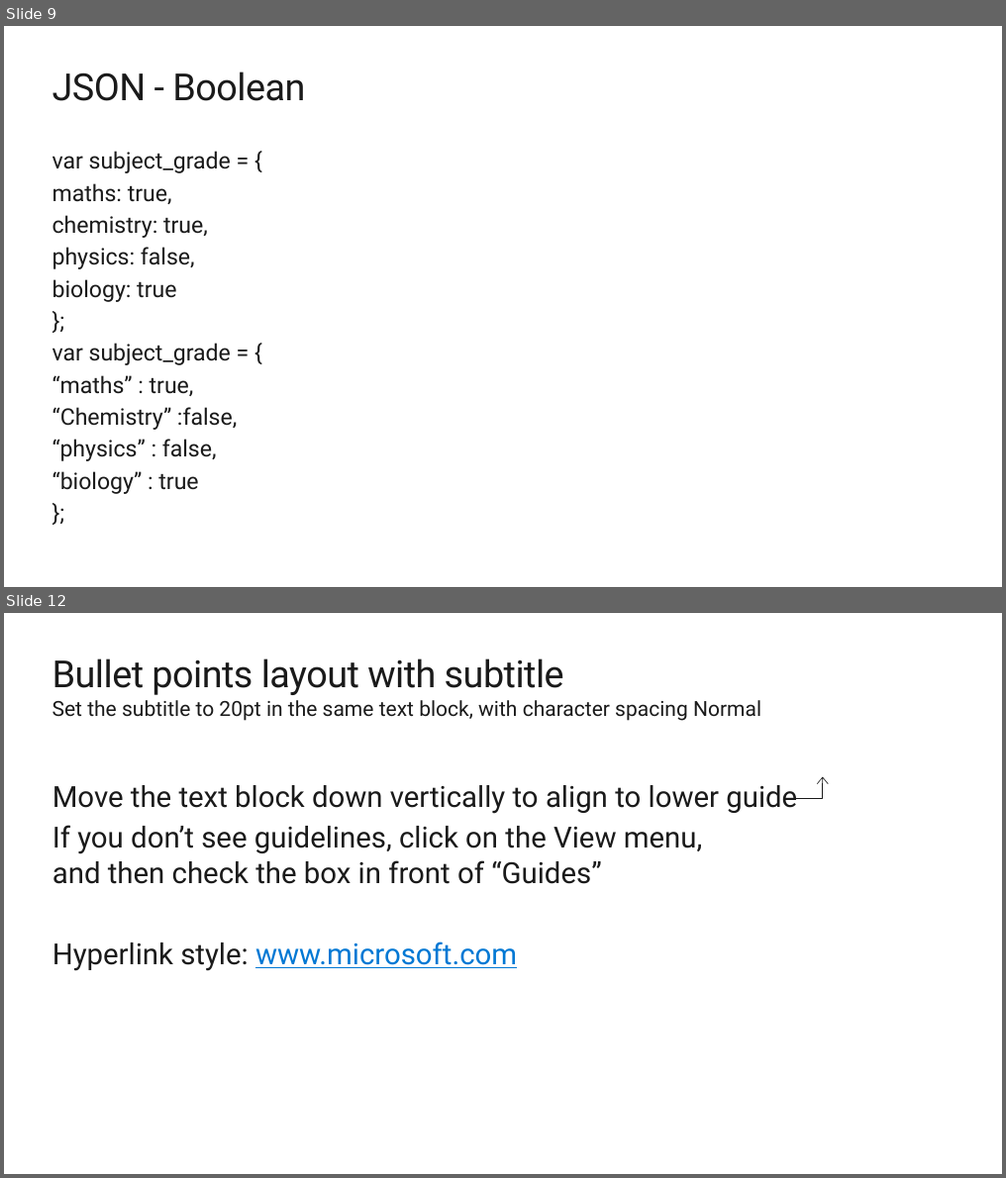
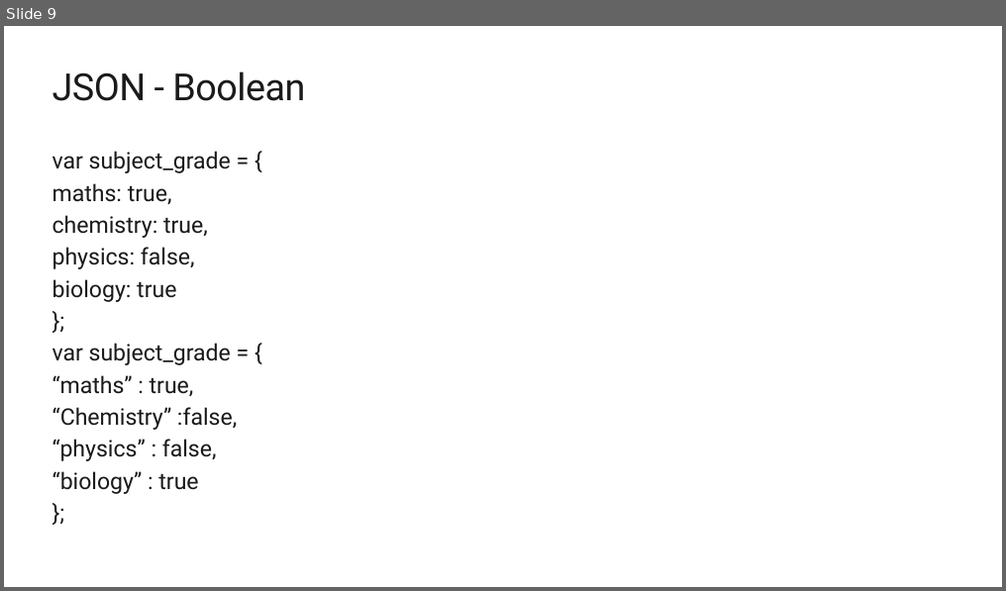
Before and after one commit to Yashank18/MSP-Workshops-Data, a slide deck: JSON_API.pptx. Shown one above the other, each under a label of ours: slides 9 and 12 before the commit, slide 9 after it; the slides between them are not shown. The pictures are 1006x1178 and 1006x591 pixels, drawn with LibreOffice and Linux fonts; fonts in the diff are those of the drawing; background and template pictures are left out. Boxes give left, top, right and bottom in pixels: in the first picture for what was removed or moved away, otherwise in the second. Text is boxed around its words. In the diff, an @@ line names an element or a change of style, - is before the commit and + after.

```diff
--- a/JSON_API.pptx
+++ b/JSON_API.pptx
@@ slide 12 removed at (4,613,1002,1174), background #FFFFFF @@
@@ title removed at (53,659,761,721) @@
-Bullet points layout with subtitle
-Set the subtitle to 20pt in the same text block, with character spacing Normal
@@ text removed at (53,785,797,971) @@
-Move the text block down vertically to align to lower guide
-If you don’t see guidelines, click on the View menu,
-and then check the box in front of “Guides”
-Hyperlink style: www.microsoft.com
@@ freeform shape removed at (795,777,823,799) @@
```
Also in this commit, not shown: 15 slides added, 24 other slides removed.
